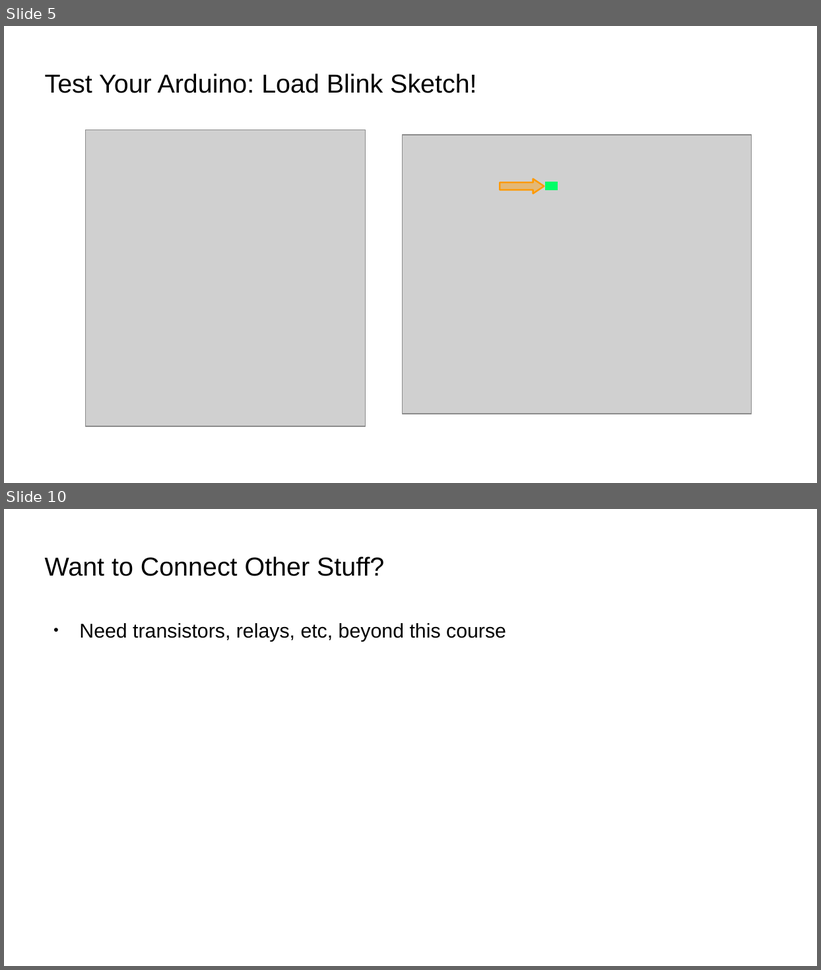
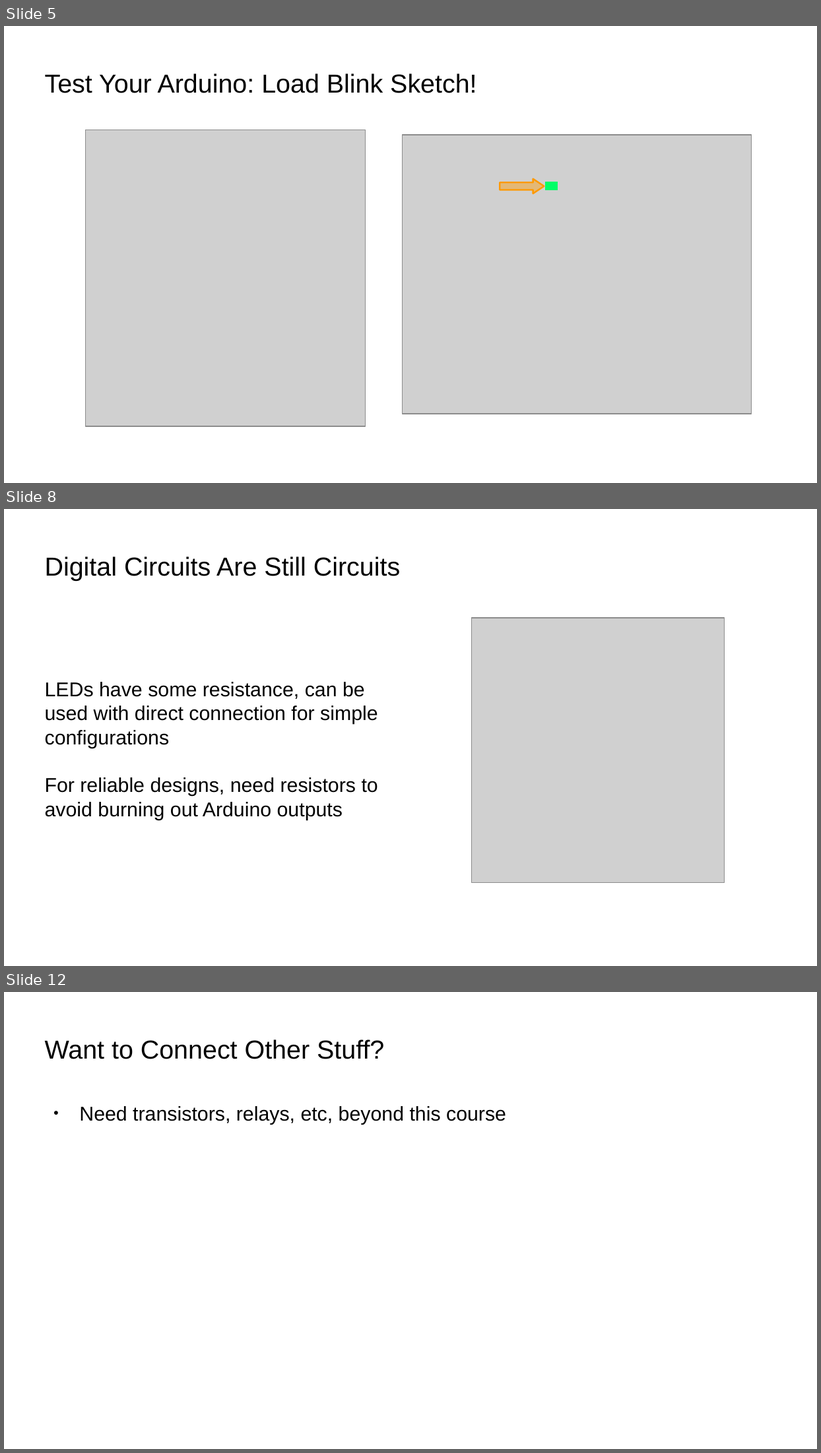
Before and after one commit to bradakelly/ArduinoDevelopmentWorkshop, a slide deck: CourseSlideshow.odp. Shown one above the other, each under a label of ours: slides 5 and 10 before the commit, slides 5, 8 and 12 after it; the slides between them are not shown. The pictures are 821x970 and 821x1453 pixels, drawn with LibreOffice and Linux fonts; fonts in the diff are those of the drawing; grey boxes stand for pictures; background and template pictures are left out. Boxes give left, top, right and bottom in pixels: in the first picture for what was removed or moved away, otherwise in the second. Text is boxed around its words. In the diff, an @@ line names an element or a change of style, - is before the commit and + after.

Commit message:
Added initial circuits slides

```diff
--- a/CourseSlideshow.odp
+++ b/CourseSlideshow.odp
@@ slide 8 added at box(4, 509, 817, 966), background picture (left out) @@
@@ title added at box(45, 557, 400, 581), 25.4 pt, text #000000 @@
+Digital Circuits Are Still Circuits
@@ picture added at box(472, 618, 724, 884) @@
@@ text added at box(45, 682, 378, 821), 19.5 pt, text #000000 @@
+LEDs have some resistance, can be used with direct connection for simple configurations
+For reliable designs, need resistors to avoid burning out Arduino outputs
@@ what was slide 10 is now slide 12 @@
```
Also in this commit, not shown: 2 slides changed, 4 other slides added, 3 slides removed.
